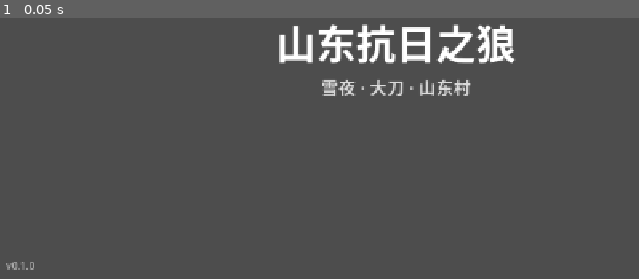
Above: before the commit, frame 1.
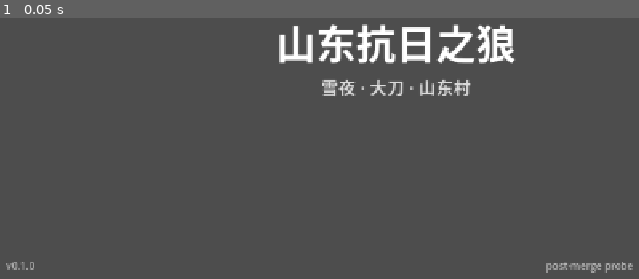
Above: after the commit, the same moment.

Repository: devvi/agent-game-test
Game: Godot game, scene res://scenes/Main.tscn
The game is run twice, just before and just after one commit, with the same random seed, the same clock (stepped at 60 frames per second) and the same inputs.
Inputs:
- Up to frame 1 (0.05 s): no input

The runs differ from the first frame. In frame 1, 0.3% of the frame differs, in the area x 85-100%, y 93-98%.

Commit message:
feat(shandong-wolf): add post-merge probe label for #567

Diff:
--- a/shandong-wolf/scenes/Main.tscn
+++ b/shandong-wolf/scenes/Main.tscn
@@ -45,3 +45,20 @@
 text = "v0.1.0"
 theme_override_font_sizes/font_size = 16
 modulate = Color(1, 1, 1, 0.6)
+
+[node name="PostMergeProbeLabel" type="Label" parent="CanvasLayer"]
+uid = "uid://d9k3m5n7p2q4"
+anchors_preset = 3
+anchor_left = 1.0
+anchor_top = 1.0
+anchor_right = 1.0
+anchor_bottom = 1.0
+offset_left = -400.0
+offset_top = -36.0
+offset_right = -16.0
+offset_bottom = -12.0
+grow_horizontal = 0
+grow_vertical = 0
+text = "post-merge probe"
+theme_override_font_sizes/font_size = 16
+modulate = Color(1, 1, 1, 0.6)
